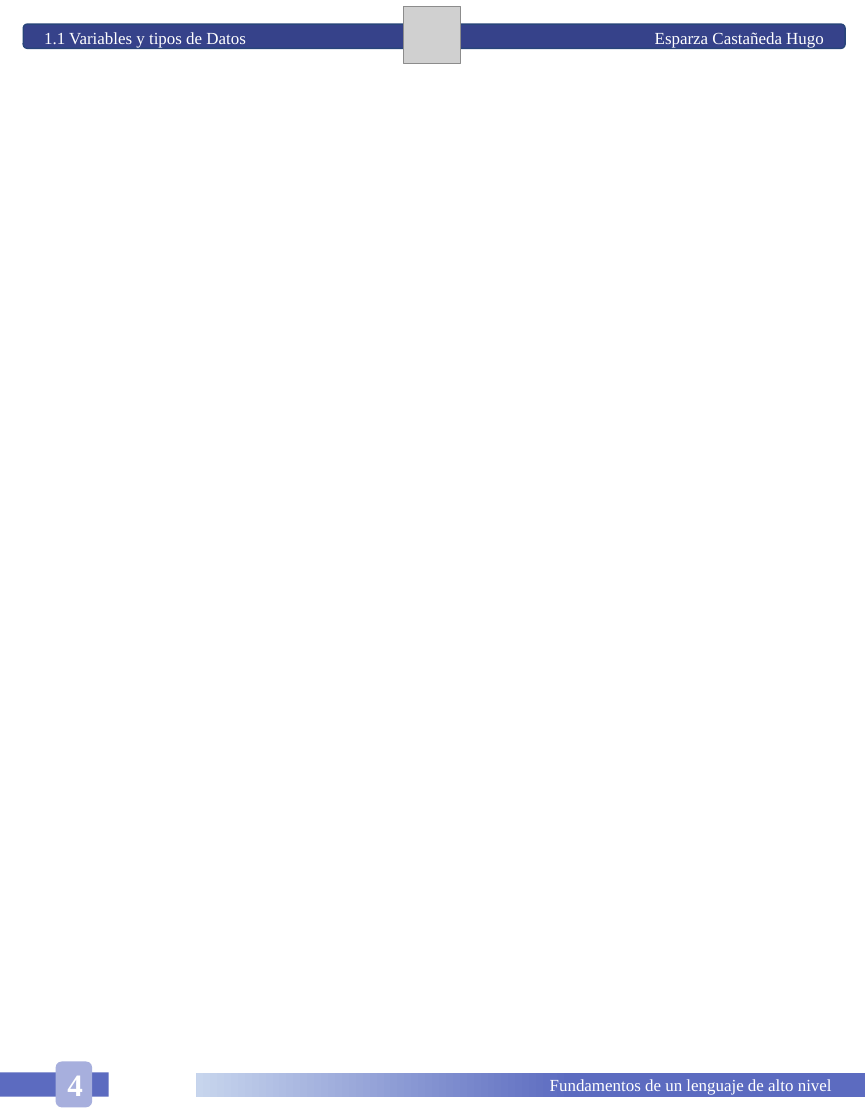
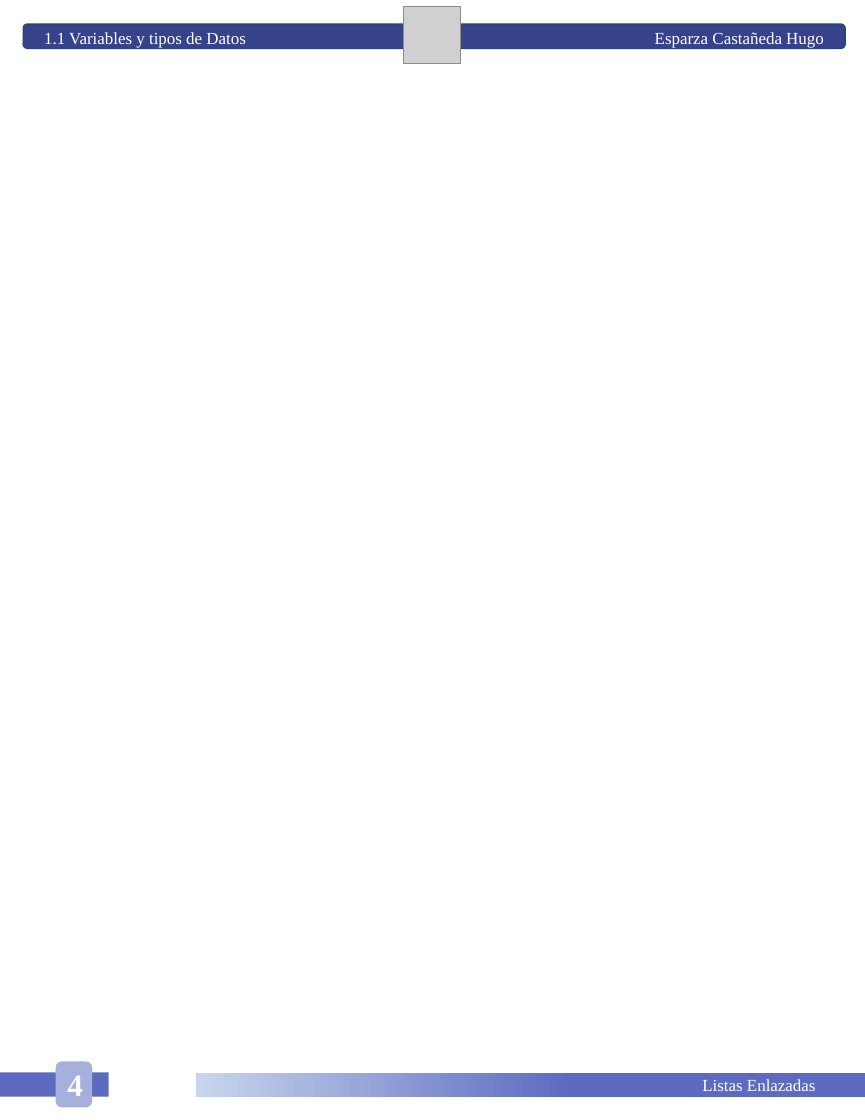
Before and after one commit to HugoEsparzaC/Libreta-Estructuras-II, a slide deck: slide 57 of Libreta Estructuras de Datos II.pptx (slide 53 before the commit). Drawn at 865x1120 pixels with LibreOffice and Linux fonts; fonts in the diff are those of the drawing; grey boxes stand for pictures. Boxes give left, top, right and bottom in pixels: in the first picture for what was removed or moved away, otherwise in the second. Text is boxed around its words. In the diff, an @@ line names an element or a change of style, - is before the commit and + after.

```diff
--- a/Libreta Estructuras de Datos II.pptx
+++ b/Libreta Estructuras de Datos II.pptx
@@ text in rectangle at (702,1079,816,1091): text changed @@
-Fundamentos de un lenguaje de alto nivel
+Listas Enlazadas
```
Also in this commit, not shown: 9 other slides changed, 5 slides added, 1 slide removed, 1 other file.
